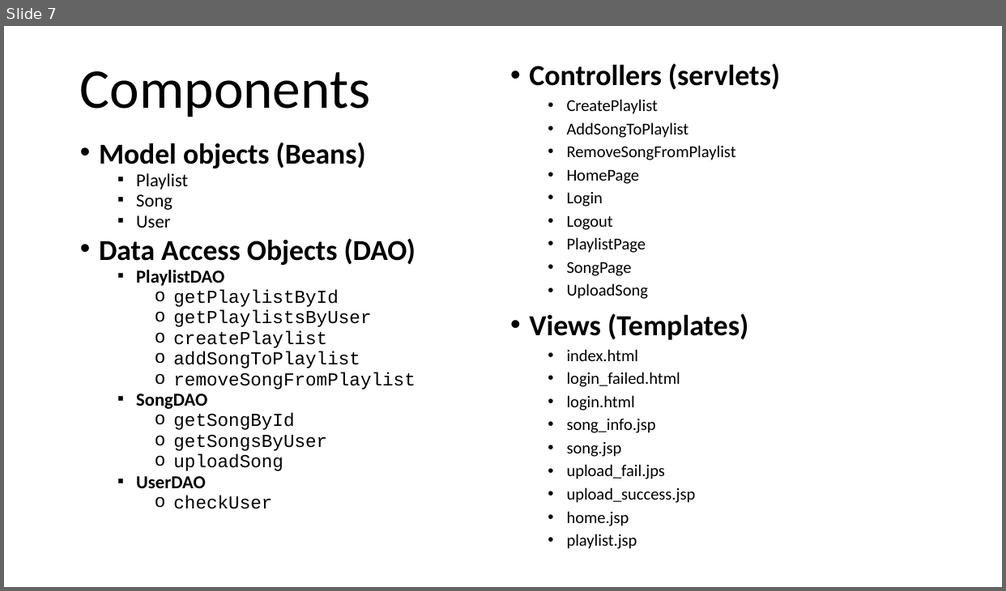
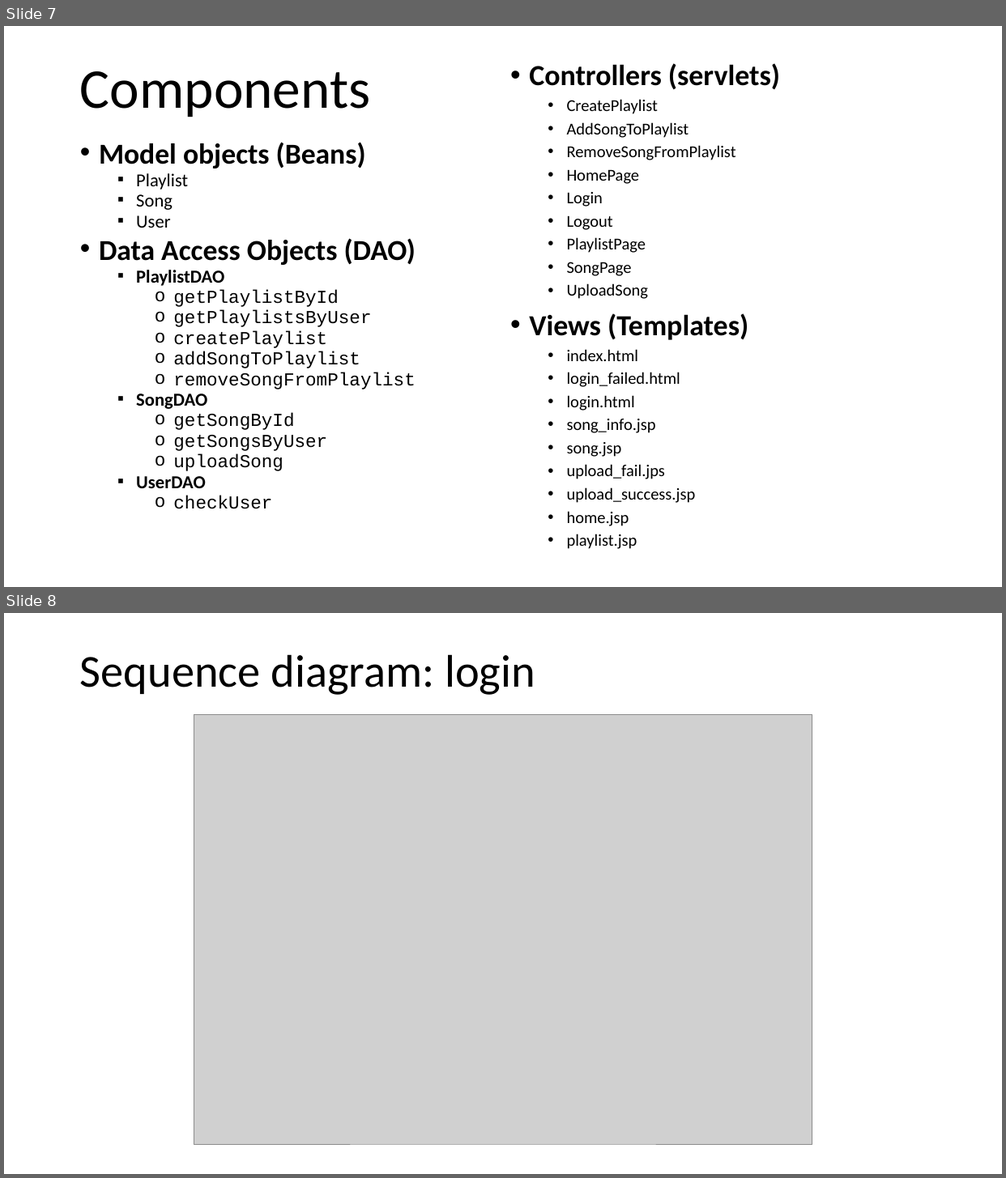
Before and after one commit to GenniImparato/PlaylistMaker, a slide deck: doc/documentation (HTML).pptx. Shown one above the other, each under a label of ours: slide 7 before the commit, slides 7 and 8 after it. The pictures are 1006x591 and 1006x1178 pixels, drawn with LibreOffice and Linux fonts; fonts in the diff are those of the drawing; grey boxes stand for pictures. Boxes give left, top, right and bottom in pixels: in the first picture for what was removed or moved away, otherwise in the second. Text is boxed around its words. In the diff, an @@ line names an element or a change of style, - is before the commit and + after.

Commit message:
sequence diagrams

```diff
--- a/doc/documentation (HTML).pptx
+++ b/doc/documentation (HTML).pptx
@@ slide 8 added at (x1=4, y1=613, x2=1002, y2=1174), background #FFFFFF @@
@@ title added at (x1=80, y1=654, x2=535, y2=695), 44 pt, text #000000 @@
+Sequence diagram: login
@@ picture added at (x1=194, y1=715, x2=812, y2=1144) @@
```
Also in this commit, not shown: 2 slides changed, 4 other slides added, 18 other files.
